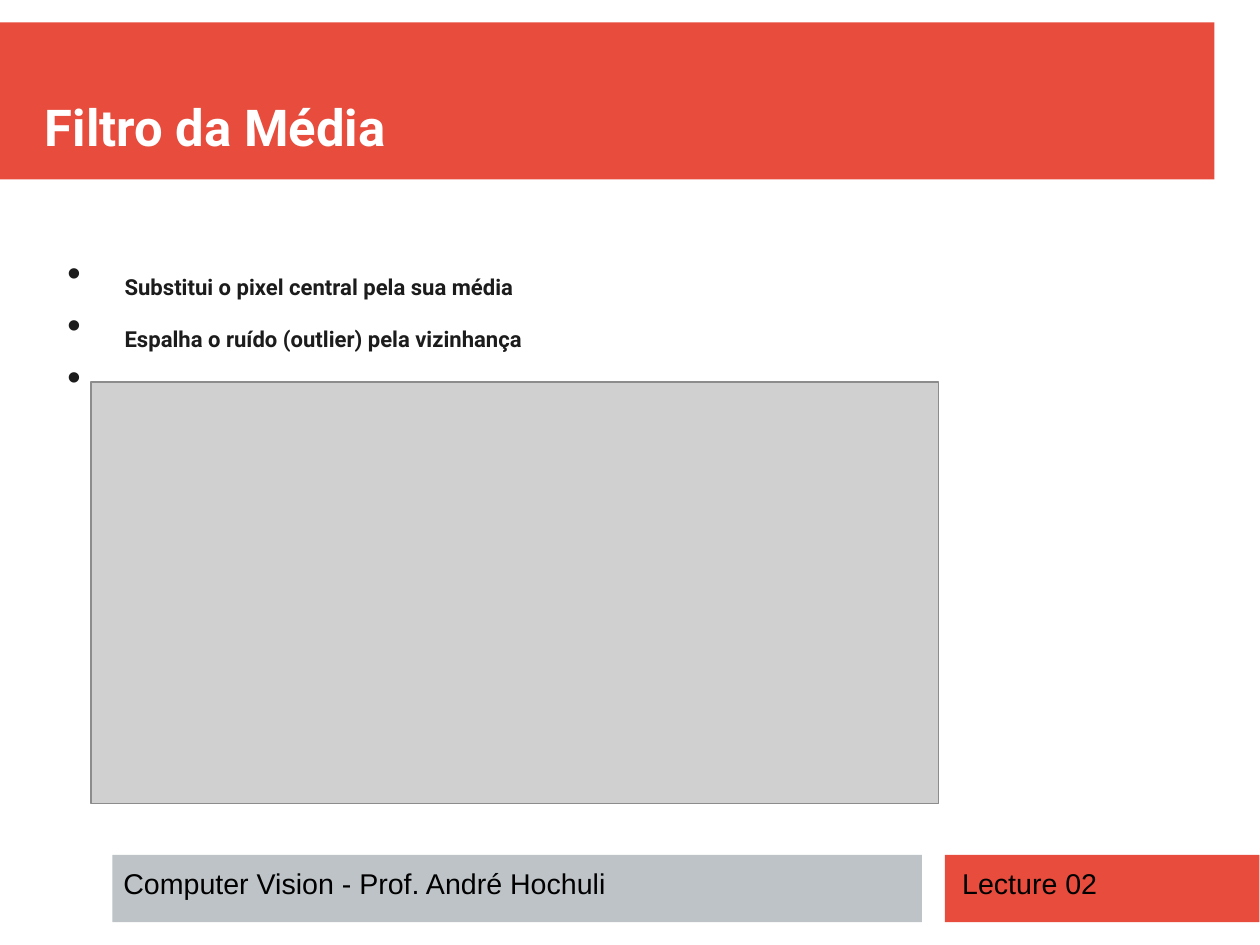
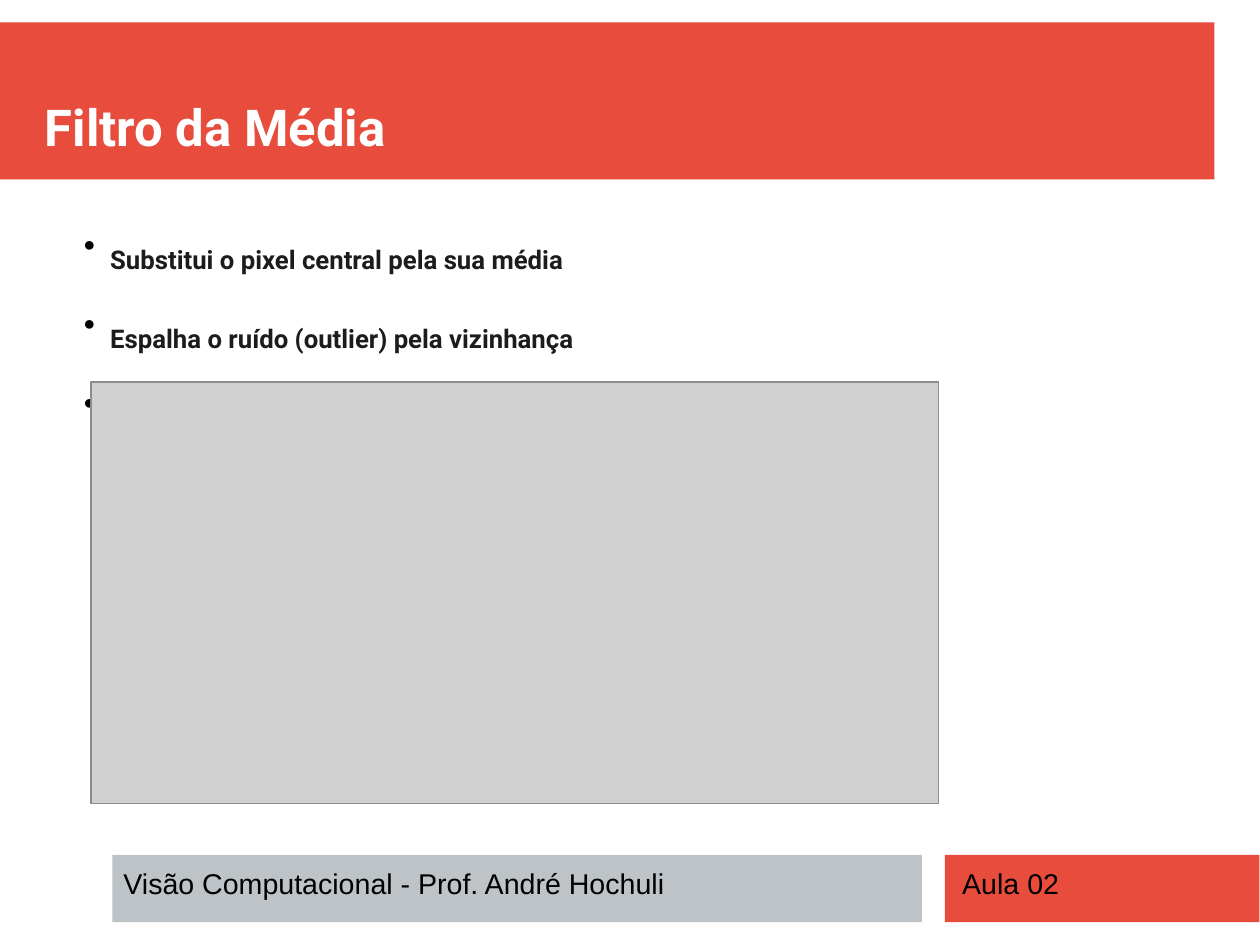
Before and after one commit to andrehochuli/teaching, a slide deck: slide 6 of Visão Computacional/Aula 02 - Filtros e Extração de Características/Aula 02 - Filtros e Extração de Características.pptx. Drawn at 1260x945 pixels with LibreOffice and Linux fonts; fonts in the diff are those of the drawing; grey boxes stand for pictures. Boxes give left, top, right and bottom in pixels: in the first picture for what was removed or moved away, otherwise in the second. Text is boxed around its words. In the diff, an @@ line names an element or a change of style, - is before the commit and + after.

Commit message:
Update Aula 02

```diff
--- a/Visão Computacional/Aula 02 - Filtros e Extração de Características/Aula 02 - Filtros e Extração de Características.pptx
+++ b/Visão Computacional/Aula 02 - Filtros e Extração de Características/Aula 02 - Filtros e Extração de Características.pptx
@@ text "Substitui o pixel central pela ...": place and size @@
-text "Substitui o pixel central pela ..." at bbox=[125, 278, 521, 383]
+text "Substitui o pixel central pela ..." at bbox=[110, 249, 573, 354]
@@ text "Substitui o pixel central pela ..." at bbox=[110, 249, 573, 354]: size 24 to 28 pt; bullet • to ●; list level 1 to 2 in "Substitui o pixel central pela ..."; list level 1 to 2 in "Espalha o ruído (outlier) pela ..."; list level 1 to 2 in "Detalhes são suavizados" @@
@@ text at bbox=[123, 873, 664, 900]: text changed @@
-Computer Vision - Prof. André Hochuli
+Visão Computacional - Prof. André Hochuli
@@ text at bbox=[962, 873, 1059, 895]: text changed @@
-Lecture 02
+Aula 02
```
Also in this commit, not shown: 33 other slides changed, 4 slides added, 1 slide removed, 2 other files.
